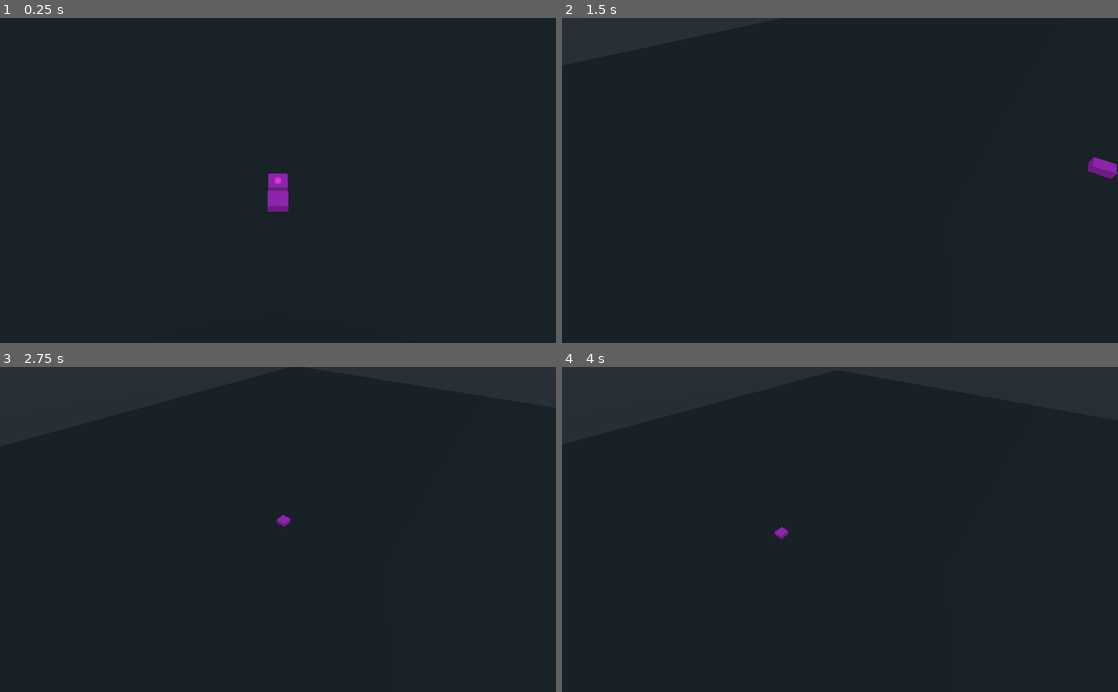
Above: before the commit, frames 1-4 (two rows, left to right).
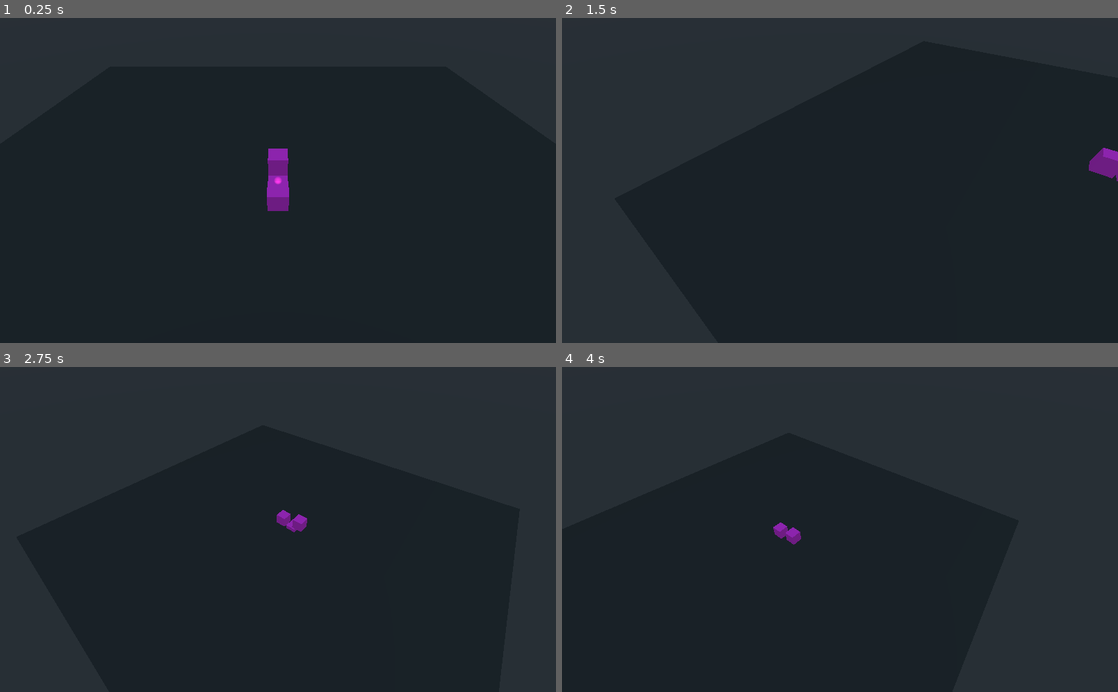
Above: after the commit, the same moments.

Repository: BransonGitomeh/godot-ray-builder-tests
Game: Godot game, scene res://ray_test.tscn
Two runs of this game, one before a commit and one after it. Both use one fixed random seed, a clock stepped at 60 frames per second and the inputs below.
Inputs (mouse positions are in pixels of both pictures, inside the frame that each line leads up to):
- Up to frame 1 (0.25 s): no input
- Up to frame 2 (1.5 s): tap Enter at 0.5 s; move the mouse to (962, 164) at 0.52 s; hold D (strafe_right) 0.53-1.28 s; hold Middle mouse button (free_rotate) 0.53-1.28 s; move the mouse to (728, 196) at 1.27 s; hold S (move_back) from 1.28 s (still down); tap L (higher) at 1.35 s
- Up to frame 3 (2.75 s): move the mouse to (333, 458) at 2.02 s; release S (move_back) at 2.03 s; hold D (strafe_right) from 2.03 s (still down); hold H (lower) from 2.03 s (still down)
- Up to frame 4 (4 s): move the mouse to (812, 594) at 2.77 s; release H (lower) at 2.78 s; tap W (move_foward) at 2.85 s; move the mouse to (1006, 578) at 3.52 s; release D (strafe_right) at 3.53 s; hold A (strafe_left) from 3.53 s (still down); hold X (move_objects) from 3.53 s (still down)

The runs differ from the first frame. In frame 1, 0.5% of the frame differs, in the area x 48-52%, y 40-60%; in frame 2, 0.3%; in frame 3, 0.2%; in frame 4, 0.2%.

Commit message:
smaller test platform

Diff:
--- a/ray_test.tscn
+++ b/ray_test.tscn
@@ -17,7 +17,7 @@
 [node name="level" type="Spatial"]
 
 [node name="plane" type="StaticBody" parent="."]
-transform = Transform( 126.686, 0, 0, 0, 0.0977546, 0, 0, 0, 89.3335, 0, 0.145526, 0 )
+transform = Transform( 35.7328, 0, 0, 0, 0.0977546, 0, 0, 0, -37.4841, 0, 0.145526, 0 )
 __meta__ = {
 "_edit_group_": true
 }
@@ -38,7 +38,10 @@
 transform = Transform( 1, 0, 0, 0, 1, 0, 0, 0, 1, 0, 18.0357, 14.6027 )
 
 [node name="block" parent="." instance=ExtResource( 2 )]
+transform = Transform( 1, 0, 0, 0, 1, 0, 0, 0, 1, 0, 1.35101, 0 )
 
 [node name="placer" parent="." instance=ExtResource( 2 )]
+transform = Transform( 1, 0, 0, 0, 1, 0, 0, 0, 1, 0, 2.30221, -3.88294 )
 
 [node name="carrier" parent="." instance=ExtResource( 2 )]
+transform = Transform( 1, 0, 0, 0, 1, 0, 0, 0, 1, 0, 1.34104, 3.68138 )
